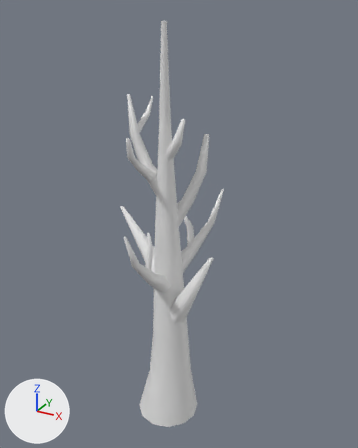
The FBX model ValleyProduction/Assets/_Art/Meshes/Environment/Vegetation/Trees/FirTree/Dead/SM_DeadFirTree_01_LOD0.fbx, before and after one commit.
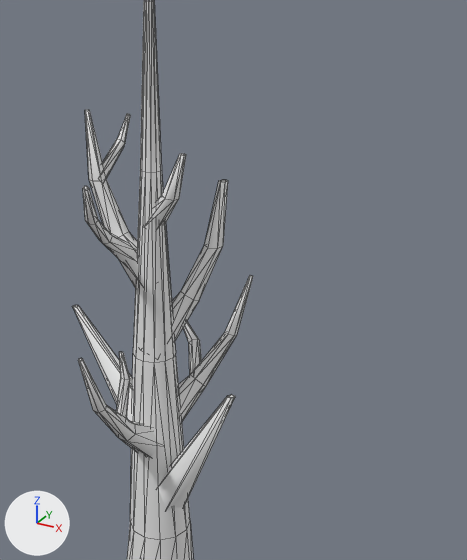
Each version appears first whole from a camera (50 mm lens) standing at (4.41, -7.51, 8.06) and looking at (0.27, 0.01, 4.31), and next in a close-up on the part from 22% to 97% of the width and 7% to 79% of the height. The lights are fixed; the arrows at lower left show +X, +Y and +Z. The close-ups show mesh edges as thin lines. Where no turn or scale is listed for an object, it has been applied to the vertices.

The first close-up shows 'DeadFirTree_01_LOD0'.
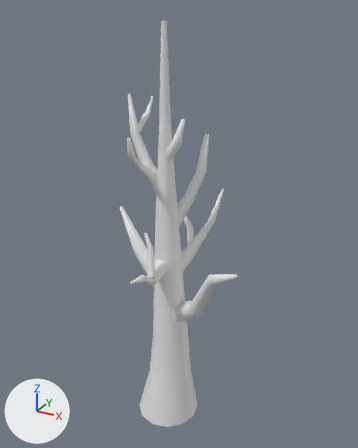
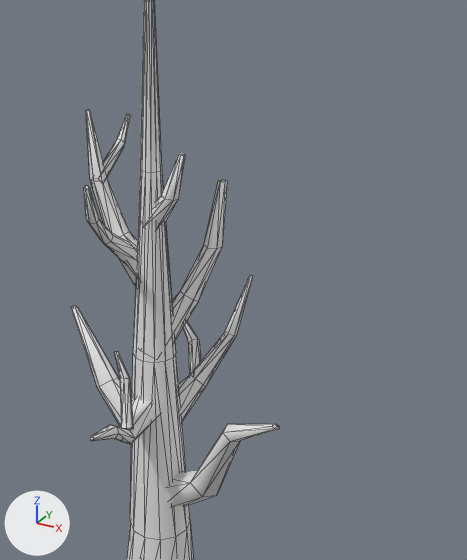
Commit message: Add & Test Trees

Diff of the bpy script that builds the scene:
```diff
--- a/ValleyProduction/Assets/_Art/Meshes/Environment/Vegetation/Trees/FirTree/Dead/SM_DeadFirTree_01_LOD0.fbx.py
+++ b/ValleyProduction/Assets/_Art/Meshes/Environment/Vegetation/Trees/FirTree/Dead/SM_DeadFirTree_01_LOD0.fbx.py
@@ me_mesh @@
 # used by ob_deadfirtree_01_lod0; location = (0.0, 0.0, 0.0)
-me_mesh.from_pydata(...)  # 288 vertices, 474 faces; spans x -1.12..1.3, y -1.35..1.18, z -0.23..7.85
+me_mesh.from_pydata(...)  # 306 vertices, 510 faces; spans x -1.12..1.77, y -1.58..1.18, z -0.23..7.85
+# me_mesh part 1
+# 14 vertices are removed from x -0.2..1.28, y -0.63..0.31, z 1.78..4.12
+# 26 faces are deleted
+# 40 vertices in x -0.18..0.55, y -0.22..0.7, z 3.99..6.3 move by (0.0, -0.01, 0.0)
+# 28 vertices in x -0.77..0.14, y -0.92..0.14, z 4.78..6.63 move by (0.0, 0.02, 0.0)
+# 20 vertices in x -0.77..0.14, y -0.92..0.12, z 4.78..6.63 move by (0.0, 0.01, 0.0)
+# 6 vertices in x -1.12..-1.04, y 0.06..0.14, z 4.37 move by (0.0, -0.03, 0.0)
+# 46 vertices move from x -0.17..1.3, y -1.35..0.06, z 2.87..6.29 to x -0.21..1.77, y -1.58..0.06, z 3.27..6.29
+# 32 vertices are added at x -0.74..1.76, y -0.63..0.31, z 2.01..3.93
+# 62 new faces join them
```

Where the change shows, as pixel boxes [x1, y1, x2, y2] in the close-ups (467 x 560 px):
'DeadFirTree_01_LOD0', reshaped: before [73, 0, 253, 560]; after [71, 0, 279, 560]
part 1 of me_mesh, built on: before [73, 110, 235, 510]; after [71, 110, 279, 507]
